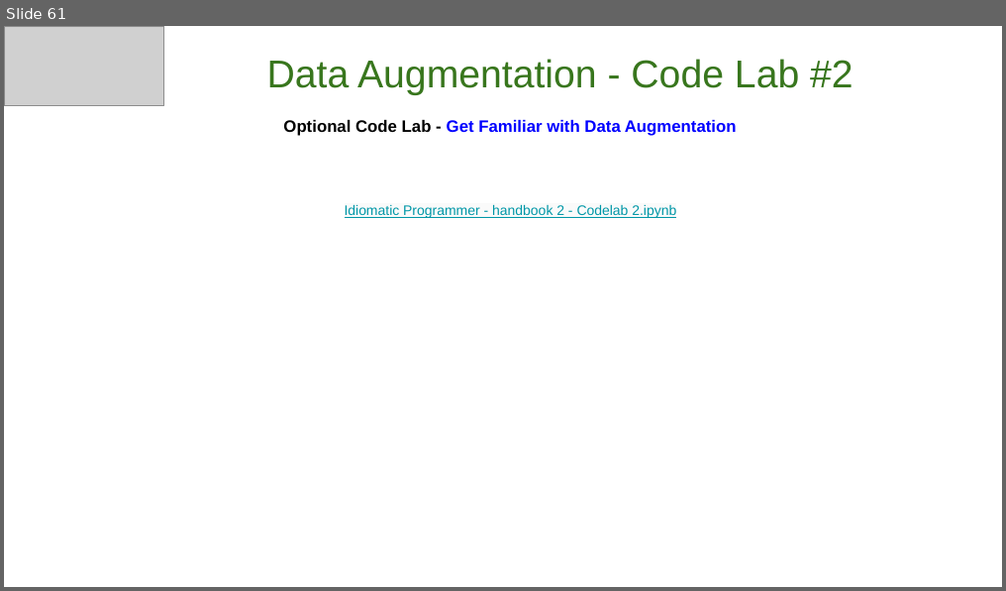
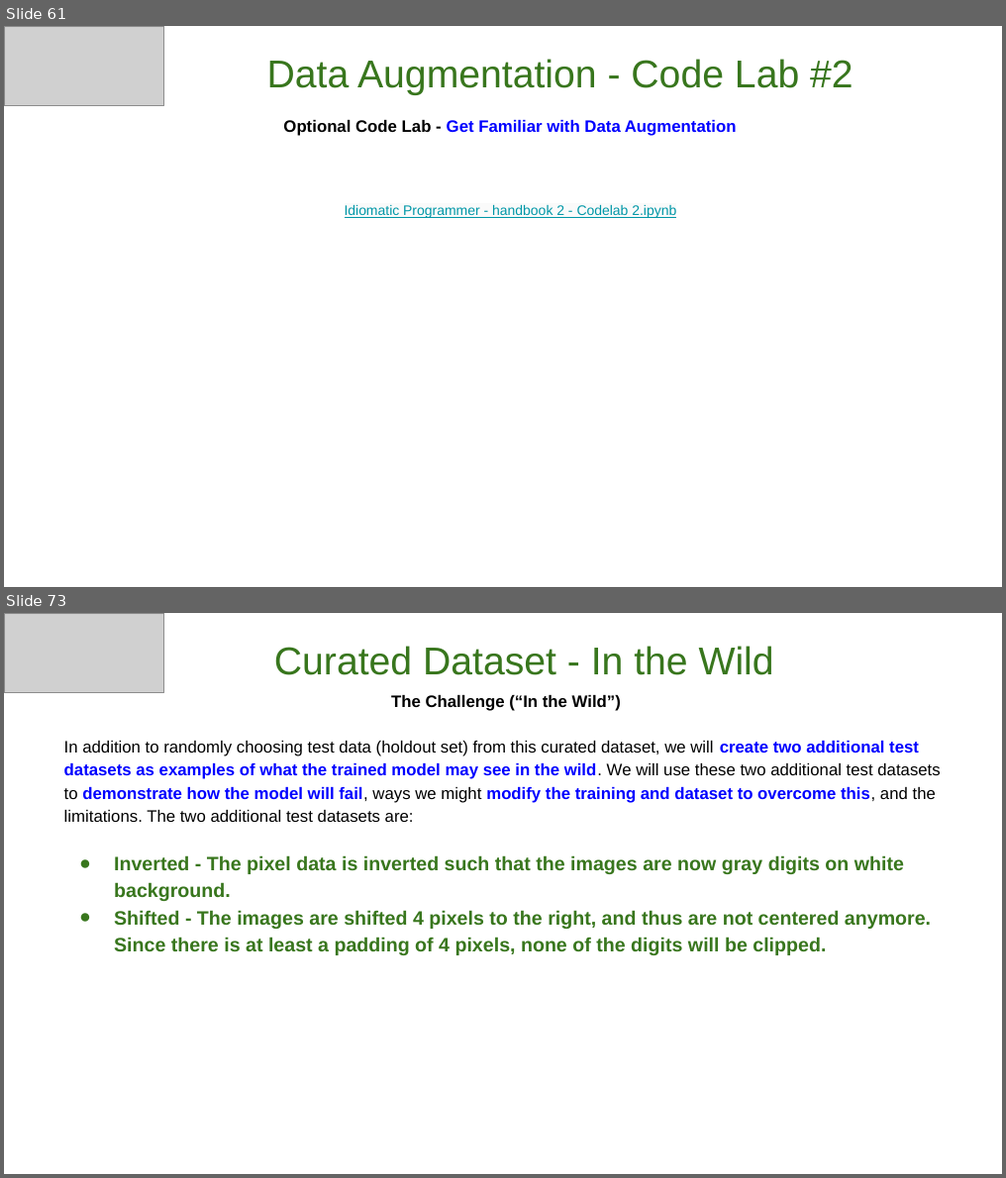
Before and after one commit to GoogleCloudPlatform/keras-idiomatic-programmer, a slide deck: workshops/Data_Augmentation/The Idiomatic Programmer - Learning Keras - Workshop - Data Augmentation.pptx. Shown one above the other, each under a label of ours: slide 61 before the commit, slides 61 and 73 after it; the slides between them are not shown. The pictures are 1006x591 and 1006x1178 pixels, drawn with LibreOffice and Linux fonts; fonts in the diff are those of the drawing; grey boxes stand for pictures. Boxes give left, top, right and bottom in pixels: in the first picture for what was removed or moved away, otherwise in the second. Text is boxed around its words. In the diff, an @@ line names an element or a change of style, - is before the commit and + after.

Commit message:
reorg data aug

```diff
--- a/workshops/Data_Augmentation/The Idiomatic Programmer - Learning Keras - Workshop - Data Augmentation.pptx
+++ b/workshops/Data_Augmentation/The Idiomatic Programmer - Learning Keras - Workshop - Data Augmentation.pptx
@@ slide 73 added at [4, 613, 1002, 1174], background #FFFFFF @@
@@ picture added at [4, 613, 163, 693] @@
@@ subtitle added at [274, 646, 774, 675], 28 pt, text #38761D @@
+Curated Dataset - In the Wild
@@ text added at [64, 695, 940, 956], 12 pt, text #38761D, bold @@
+The Challenge (“In the Wild”)
+In addition to randomly choosing test data (holdout set) from this curated dataset, we will create two additional test datasets as examples of what the trained model may see in the wild. We will use these two additional test datasets to demonstrate how the model will fail, ways we might modify the training and dataset to overcome this, and the limitations. The two additional test datasets are:
+● Inverted - The pixel data is inverted such that the images are now gray digits on white background.
+● Shifted - The images are shifted 4 pixels to the right, and thus are not centered anymore. Since there is at least a padding of 4 pixels, none of the digits will be clipped.
```
Also in this commit, not shown: 27 other slides added.
